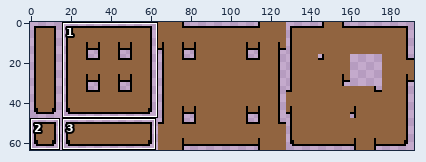
One commit to this pixel-art file: test/tileset.aseprite. The picture above shows the old version from afar; the outline marks the close-up.
Close-up. Earlier state:
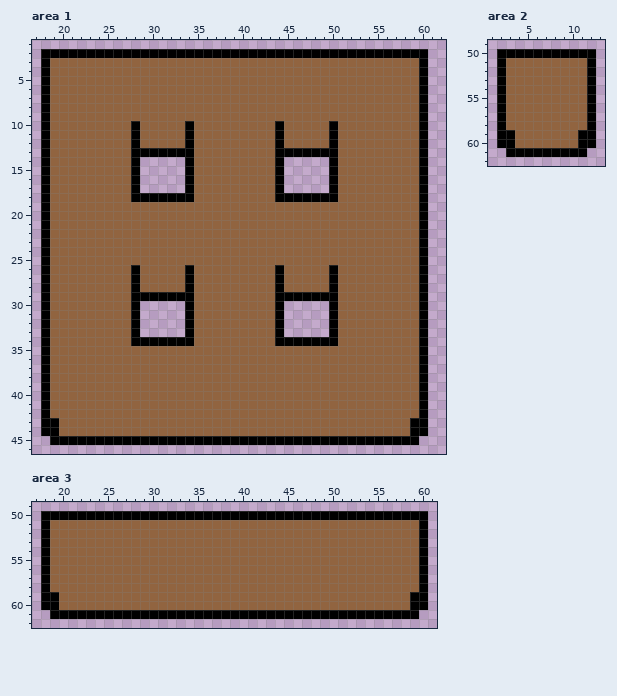
192x64 pixels, 1 frame. Colours within 5 levels of each other are drawn and written as one. Shown: area 1: x 17..62, y 1..46; area 2: x 1..13, y 49..62; area 3: x 17..61, y 49..62. The commit also changed other parts of the picture, which this record leaves out.
Once edited:
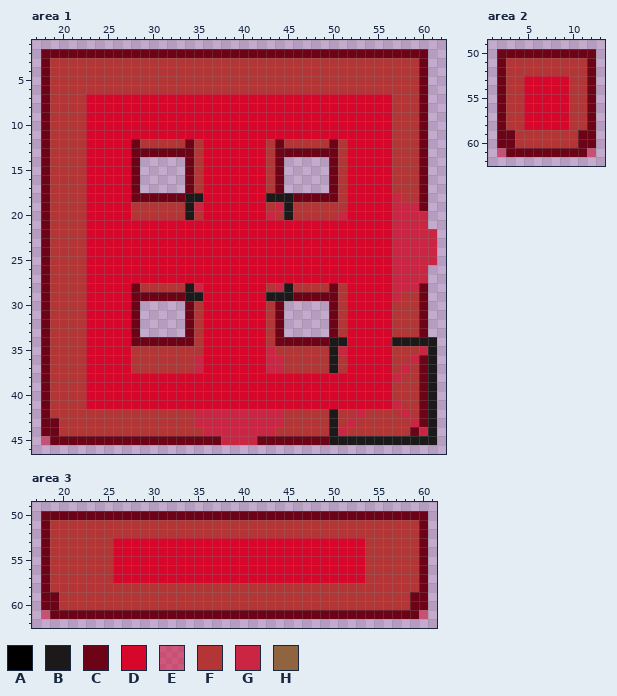
Palette (. is transparent): A #000000  B #1b1919  C #6c0316  D #d6072b  E #d7062b80  F #b43535  G #ca2542  H #916440
From old to new:
layer "Brown Tileset/Brown Tileset" added
layer "Brown Tileset/Brown Tileset-col" added
layer "Partial" added
layer "Default Bitmask" added
layer "Tilemap/Brown Tileset" removed
Changed rows in their new state; - is an unchanged pixel.
Area 1, layers "Default Bitmask", "Partial", "Brown Tileset/Brown Tileset-col":
first column x 18:
 2 CCCCCCCCCCCCCCCCCCCCCCCCCCCCCCCCCCCCCCCCCCC-
 3 CFFFFFFFFFFFFFFFFFFFFFFFFFFFFFFFFFFFFFFFFFC-
 4 CFFFFFFFFFFFFFFFFFFFFFFFFFFFFFFFFFFFFFFFFFC-
 5 CFFFFFFFFFFFFFFFFFFFFFFFFFFFFFFFFFFFFFFFFFC-
 6 CFFFFFFFFFFFFFFFFFFFFFFFFFFFFFFFFFFFFFFFFFC-
 7 CFFFFDDDDDDDDDDDDDDDDDDDDDDDDDDDDDDDDDDFFFC-
 8 CFFFFDDDDDDDDDDDDDDDDDDDDDDDDDDDDDDDDDDFFFC-
 9 CFFFFDDDDDDDDDDDDDDDDDDDDDDDDDDDDDDDDDDFFFC-
10 CFFFFDDDDDDDDDDDDDDDDDDDDDDDDDDDDDDDDDDFFFC-
11 CFFFFDDDDDDDDDDDDDDDDDDDDDDDDDDDDDDDDDDFFFC-
12 CFFFFDDDDDCFFFFFCFDDDDDDDFCFFFFFCFDDDDDFFFC-
13 CFFFFDDDDDCCCCCCCFDDDDDDDFCCCCCCCFDDDDDFFFC-
14 CFFFFDDDDDC-----CFDDDDDDDFC-----CFDDDDDFFFC-
15 CFFFFDDDDDC-----CFDDDDDDDFC-----CFDDDDDFFFC-
16 CFFFFDDDDDC-----CFDDDDDDDFC-----CFDDDDDFFFC-
17 CFFFFDDDDDC-----CFDDDDDDDFC-----CFDDDDDFFFC-
18 CFFFFDDDDDCCCCCCBBDDDDDDDBBBCCCCCFDDDDDGFFC-
19 CFFFFDDDDDFFFFFFBGDDDDDDDFGBFFFFFFDDDDDGGGC-
20 CFFFFDDDDDFFFFFFBFDDDDDDDGFBFFFFFGDDDDDGGGG-
21 CFFFFDDDDDDDDDDDDDDDDDDDDDDDDDDDDDDDDDDGGGG-
22 CFFFFDDDDDDDDDDDDDDDDDDDDDDDDDDDDDDDDDDGGGGG
23 CFFFFDDDDDDDDDDDDDDDDDDDDDDDDDDDDDDDDDDGGGGG
24 CFFFFDDDDDDDDDDDDDDDDDDDDDDDDDDDDDDDDDDGGGGG
25 CFFFFDDDDDDDDDDDDDDDDDDDDDDDDDDDDDDDDDDGGGGG
26 CFFFFDDDDDDDDDDDDDDDDDDDDDDDDDDDDDDDDDDGGGG-
27 CFFFFDDDDDDDDDDDDDDDDDDDDDDDDDDDDDDDDDDGGGG-
28 CFFFFDDDDDCFFFFFBGDDDDDDDFGBFFFFCFDDDDDGGGC-
29 CFFFFDDDDDCCCCCCBBDDDDDDDBBBCCCCCFDDDDDGFFC-
30 CFFFFDDDDDC-----CFDDDDDDDFC-----CFDDDDDFFFC-
31 CFFFFDDDDDC-----CFDDDDDDDFC-----CFDDDDDFFFC-
32 CFFFFDDDDDC-----CFDDDDDDDFC-----CFDDDDDFFFC-
33 CFFFFDDDDDC-----CFDDDDDDDFC-----CFDDDDDFFFC-
34 CFFFFDDDDDCCCCCCCFDDDDDDDFCCCCCCBBDDDDDBBBBB
35 CFFFFDDDDDFFFFFFFFDDDDDDDGFFFFFFBGDDDDDFFFGB
36 CFFFFDDDDDFFFFFFFGDDDDDDDGGFFFFFBFDDDDDFFGCB
37 CFFFFDDDDDFFFFFFFGDDDDDDDGGFFFFFBFDDDDDFGFCB
38 CFFFFDDDDDDDDDDDDDDDDDDDDDDDDDDDDDDDDDDGFFCB
39 CFFFFDDDDDDDDDDDDDDDDDDDDDDDDDDDDDDDDDDFFFCB
40 CFFFFDDDDDDDDDDDDDDDDDDDDDDDDDDDDDDDDDDFFFCB
41 CFFFFDDDDDDDDDDDDDDDDDDDDDDDDDDDDDDDDDDGFFCB
42 CFFFFFFFFFFFFFFFFGGGGGGGGGGFFFFFBFFGFFFFGFCB
43 CCFFFFFFFFFFFFFFFGGGGGGGGGGFFFFFBFGFFFFFFGCB
44 CCFFFFFFFFFFFFFFFFGGGGGGGGFFFFFFBGFFFFFFFCGB
45 ECCCCCCCCCCCCCCCCCCCGGGGCCCCCCCCBBBBBBBBBBBB
Area 2, layers "Default Bitmask", "Brown Tileset/Brown Tileset-col":
first column x 2:
50 CCCCCCCCCCC
51 CFFFFFFFFFC
52 CFFFFFFFFFC
53 CFFDDDDDFFC
54 CFFDDDDDFFC
55 CFFDDDDDFFC
56 CFFDDDDDFFC
57 CFFDDDDDFFC
58 CFFDDDDDFFC
59 CCFFFFFFFCC
60 CCFFFFFFFCC
61 ECCCCCCCCCE
Area 3, layers "Default Bitmask", "Brown Tileset/Brown Tileset-col":
first column x 18:
50 CCCCCCCCCCCCCCCCCCCCCCCCCCCCCCCCCCCCCCCCCCC
51 CFFFFFFFFFFFFFFFFFFFFFFFFFFFFFFFFFFFFFFFFFC
52 CFFFFFFFFFFFFFFFFFFFFFFFFFFFFFFFFFFFFFFFFFC
53 CFFFFFFFDDDDDDDDDDDDDDDDDDDDDDDDDDDDFFFFFFC
54 CFFFFFFFDDDDDDDDDDDDDDDDDDDDDDDDDDDDFFFFFFC
55 CFFFFFFFDDDDDDDDDDDDDDDDDDDDDDDDDDDDFFFFFFC
56 CFFFFFFFDDDDDDDDDDDDDDDDDDDDDDDDDDDDFFFFFFC
57 CFFFFFFFDDDDDDDDDDDDDDDDDDDDDDDDDDDDFFFFFFC
58 CFFFFFFFFFFFFFFFFFFFFFFFFFFFFFFFFFFFFFFFFFC
59 CCFFFFFFFFFFFFFFFFFFFFFFFFFFFFFFFFFFFFFFFCC
60 CCFFFFFFFFFFFFFFFFFFFFFFFFFFFFFFFFFFFFFFFCC
61 ECCCCCCCCCCCCCCCCCCCCCCCCCCCCCCCCCCCCCCCCCE
Pixel boxes of the changes (left, top, right, bottom) in both close-ups:
changed: (41, 49, 437, 445)
changed: (497, 49, 596, 157)
changed: (41, 511, 428, 619)
